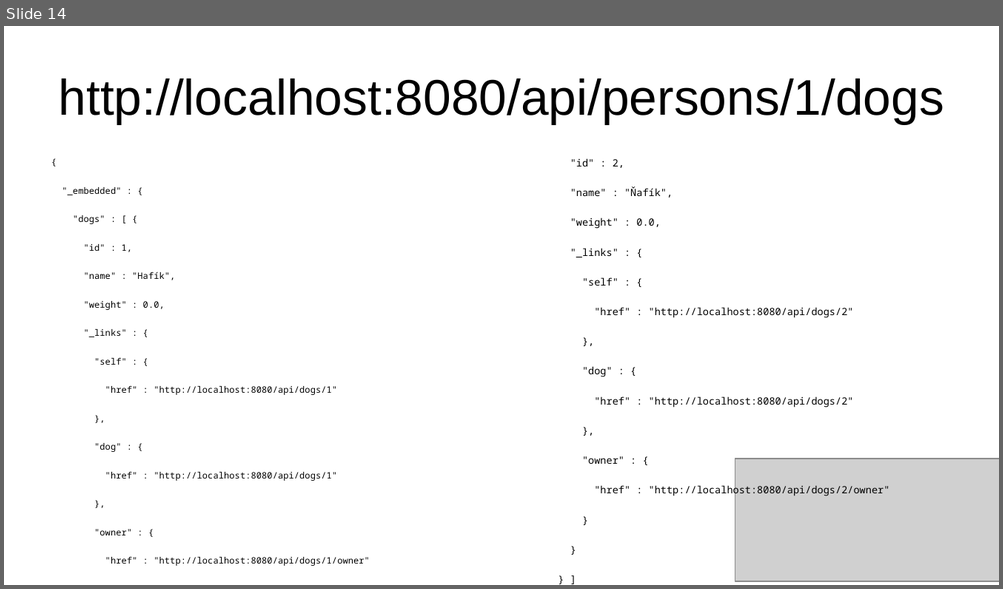
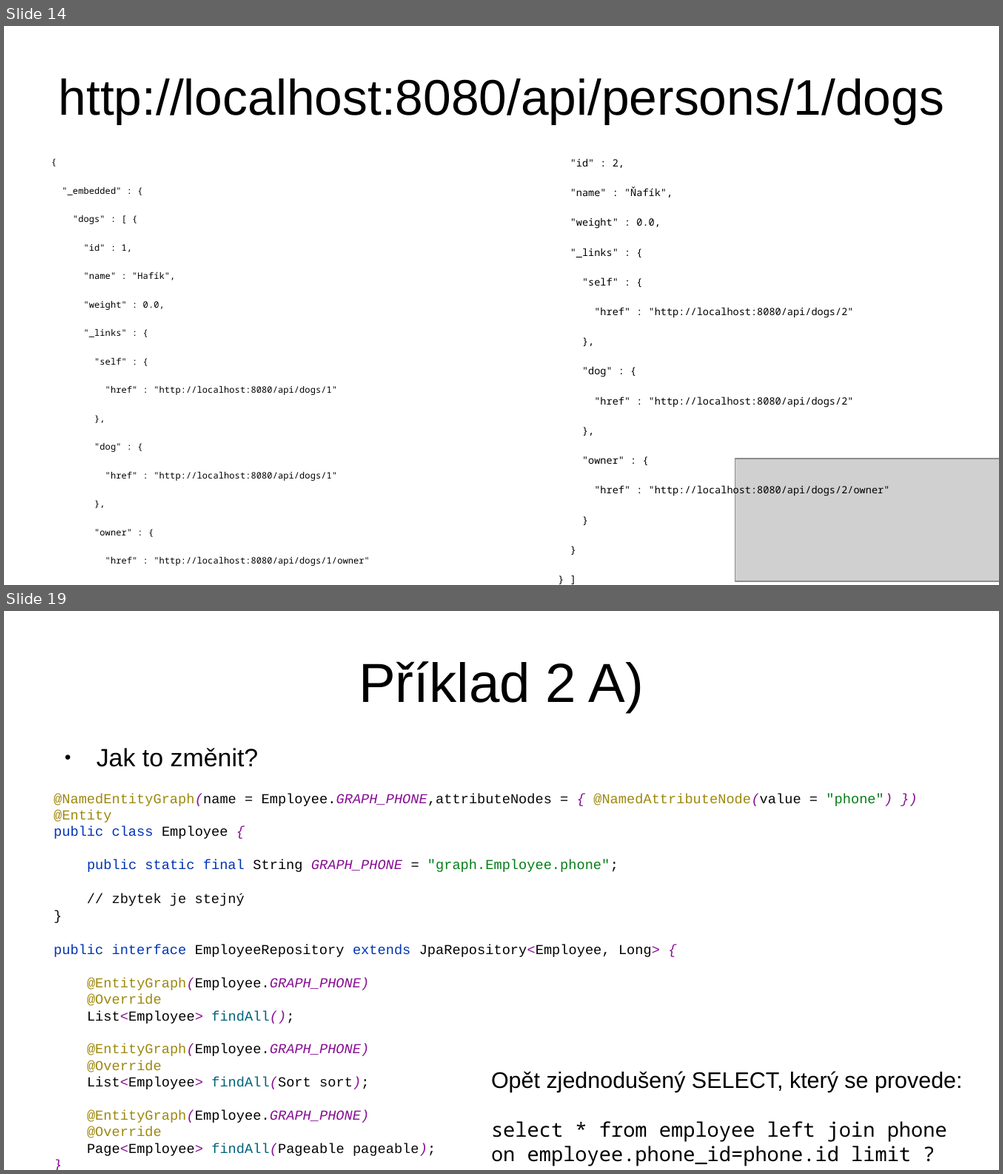
Before and after one commit to jirkapinkas/javadays-2020, a slide deck: spring-data-rest/Prednaska.odp. Shown one above the other, each under a label of ours: slide 14 before the commit, slides 14 and 19 after it; the slides between them are not shown. The pictures are 1003x589 and 1003x1174 pixels, drawn with LibreOffice and Linux fonts; fonts in the diff are those of the drawing; grey boxes stand for pictures. Boxes give left, top, right and bottom in pixels: in the first picture for what was removed or moved away, otherwise in the second. Text is boxed around its words. In the diff, an @@ line names an element or a change of style, - is before the commit and + after.

```diff
--- a/spring-data-rest/Prednaska.odp
+++ b/spring-data-rest/Prednaska.odp
@@ slide 19 added at [4, 611, 999, 1170], background #FFFFFF @@
@@ title added at [358, 661, 643, 712], 44 pt, text #000000 @@
+Příklad 2 A)
@@ text added at [54, 748, 892, 1156], 11 pt, text #000000 @@
+● Jak to změnit?
+@NamedEntityGraph(name = Employee.GRAPH_PHONE,attributeNodes = { @NamedAttributeNode(value = "phone") })
+@Entity
+public class Employee {
+public static final String GRAPH_PHONE = "graph.Employee.phone";
+// zbytek je stejný
+}
+public interface EmployeeRepository extends JpaRepository<Employee, Long> {
+@EntityGraph(Employee.GRAPH_PHONE)
+@Override
+List<Employee> findAll();
+@EntityGraph(Employee.GRAPH_PHONE)
+@Override
+List<Employee> findAll(Sort sort);
+@EntityGraph(Employee.GRAPH_PHONE)
+@Override
+Page<Employee> findAll(Pageable pageable);
+}
@@ text added at [491, 1071, 962, 1167], 16 pt, text #000000 @@
+Opět zjednodušený SELECT, který se provede:
+select * from employee left join phone
+on employee.phone_id=phone.id limit ?
```
Also in this commit, not shown: 1 slide changed, 6 other slides added, 1 slide removed, 9 other files.
